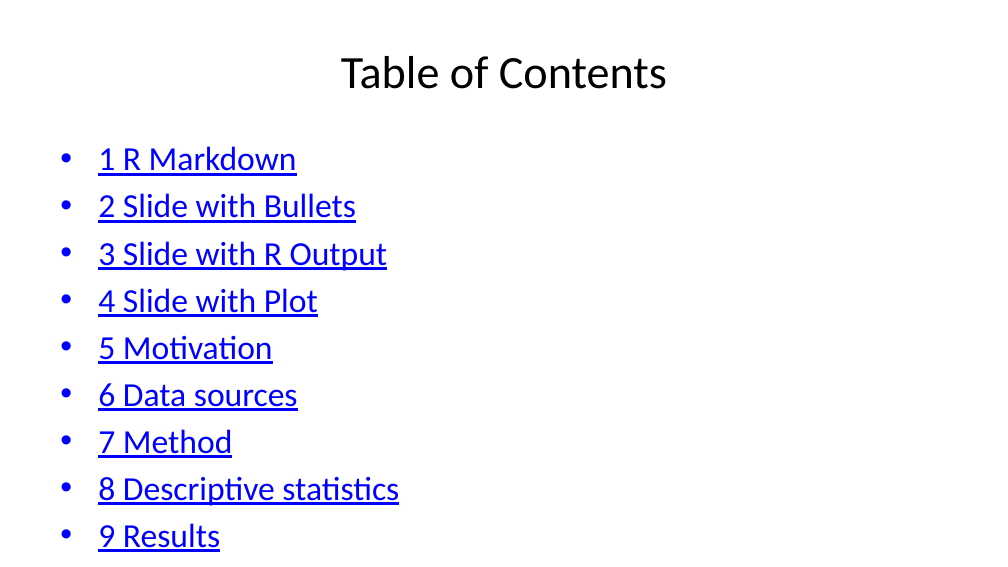
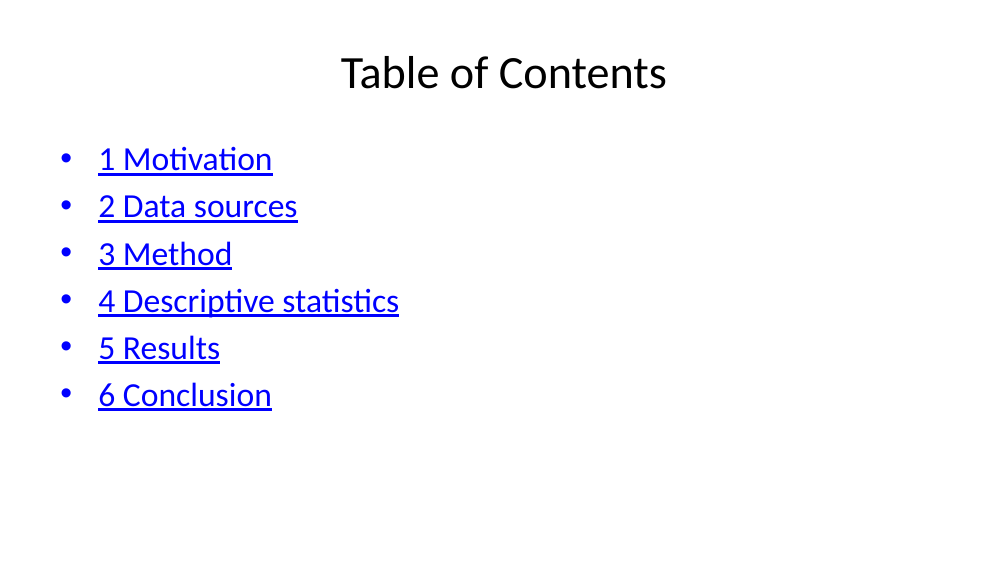
Before and after one commit to evabonin/natural_experiments_r, a slide deck: slide 2 of report_ppt.pptx. Drawn at 1008x567 pixels with LibreOffice and Linux fonts; fonts in the diff are those of the drawing. Boxes give left, top, right and bottom in pixels: in the first picture for what was removed or moved away, otherwise in the second. Text is boxed around its words. In the diff, an @@ line names an element or a change of style, - is before the commit and + after.

Commit message:
Updated markdown

```diff
--- a/report_ppt.pptx
+++ b/report_ppt.pptx
@@ text at (x1=98, y1=146, x2=399, y2=411): text changed @@
-• 1 R Markdown
-• 2 Slide with Bullets
-• 3 Slide with R Output
-• 4 Slide with Plot
-• 5 Motivation
-• 6 Data sources
-• 7 Method
-• 8 Descriptive statistics
-• 9 Results
-• 10 Conclusion
+• 1 Motivation
+• 2 Data sources
+• 3 Method
+• 4 Descriptive statistics
+• 5 Results
+• 6 Conclusion
```
Also in this commit, not shown: 6 other slides changed, 1 slide added, 5 slides removed, 2 other files.
